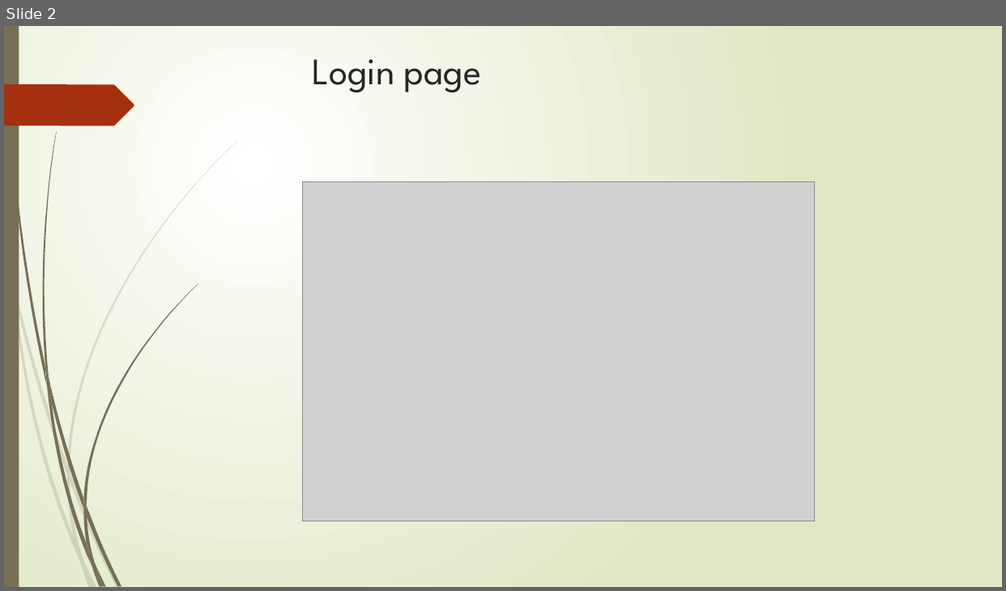
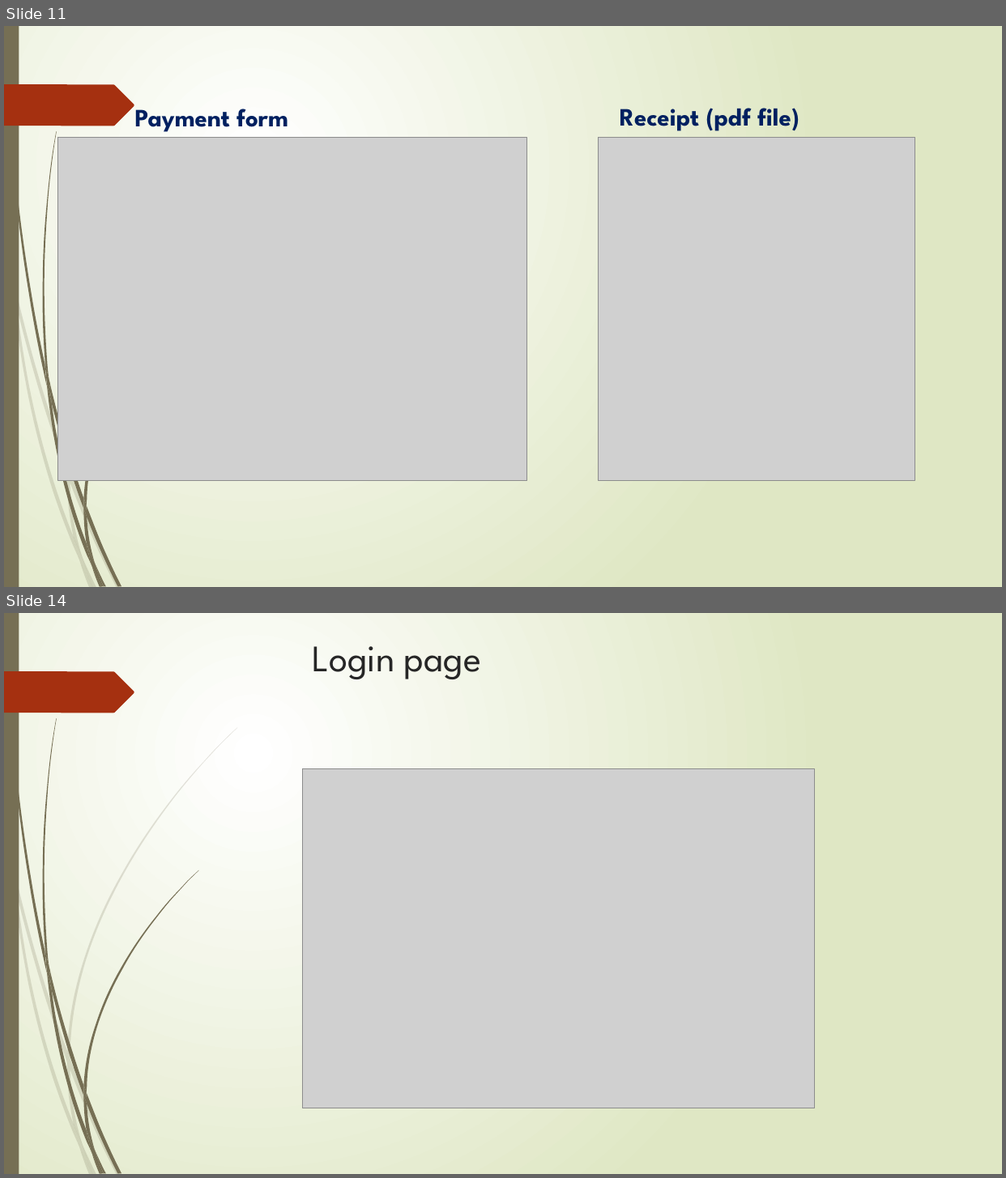
Before and after one commit to alitorabi1/SmallStore, a slide deck: Documents/Presentation.pptx. Shown one above the other, each under a label of ours: slide 2 before the commit, slides 11 and 14 after it; the slides between them are not shown. The pictures are 1006x591 and 1006x1178 pixels, drawn with LibreOffice and Linux fonts; fonts in the diff are those of the drawing; grey boxes stand for pictures. Boxes give left, top, right and bottom in pixels: in the first picture for what was removed or moved away, otherwise in the second. Text is boxed around its words. In the diff, an @@ line names an element or a change of style, - is before the commit and + after.

```diff
--- a/Documents/Presentation.pptx
+++ b/Documents/Presentation.pptx
@@ slide 11 added at box(4, 26, 1002, 587), background gradient #FFFFFF to #DFE8C4; not listed: 23 template elements that a slide beside it also shows @@
@@ text added at box(135, 109, 288, 132), 24 pt, text #002060, bold @@
+Payment form
@@ text added at box(620, 108, 799, 131), 24 pt, text #002060, bold @@
+Receipt (pdf file)
@@ picture added at box(58, 138, 527, 481) @@
@@ picture added at box(599, 138, 916, 481) @@
@@ what was slide 2 is now slide 14 @@
```
Also in this commit, not shown: 5 slides changed, 11 other slides added.
